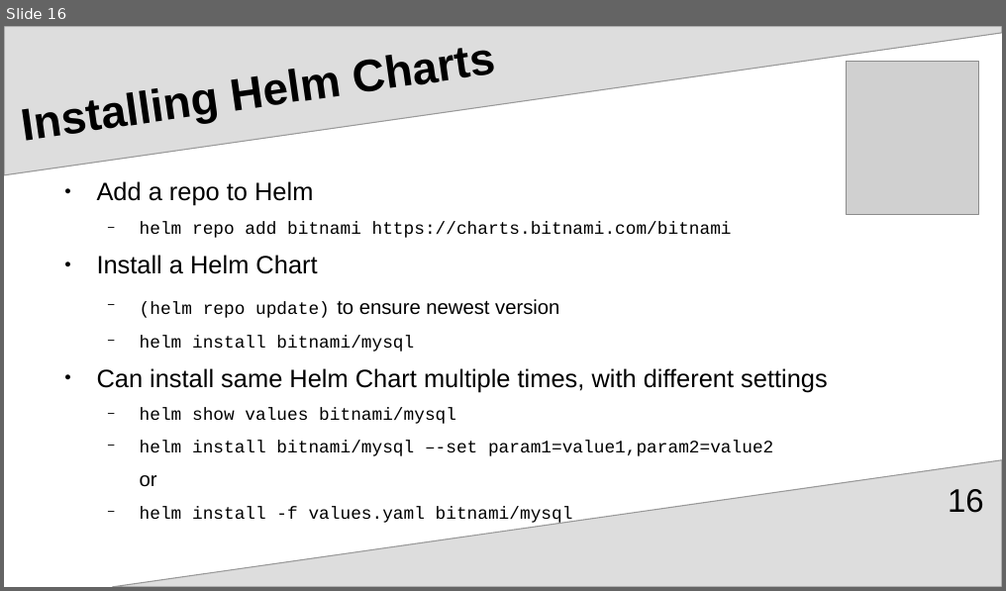
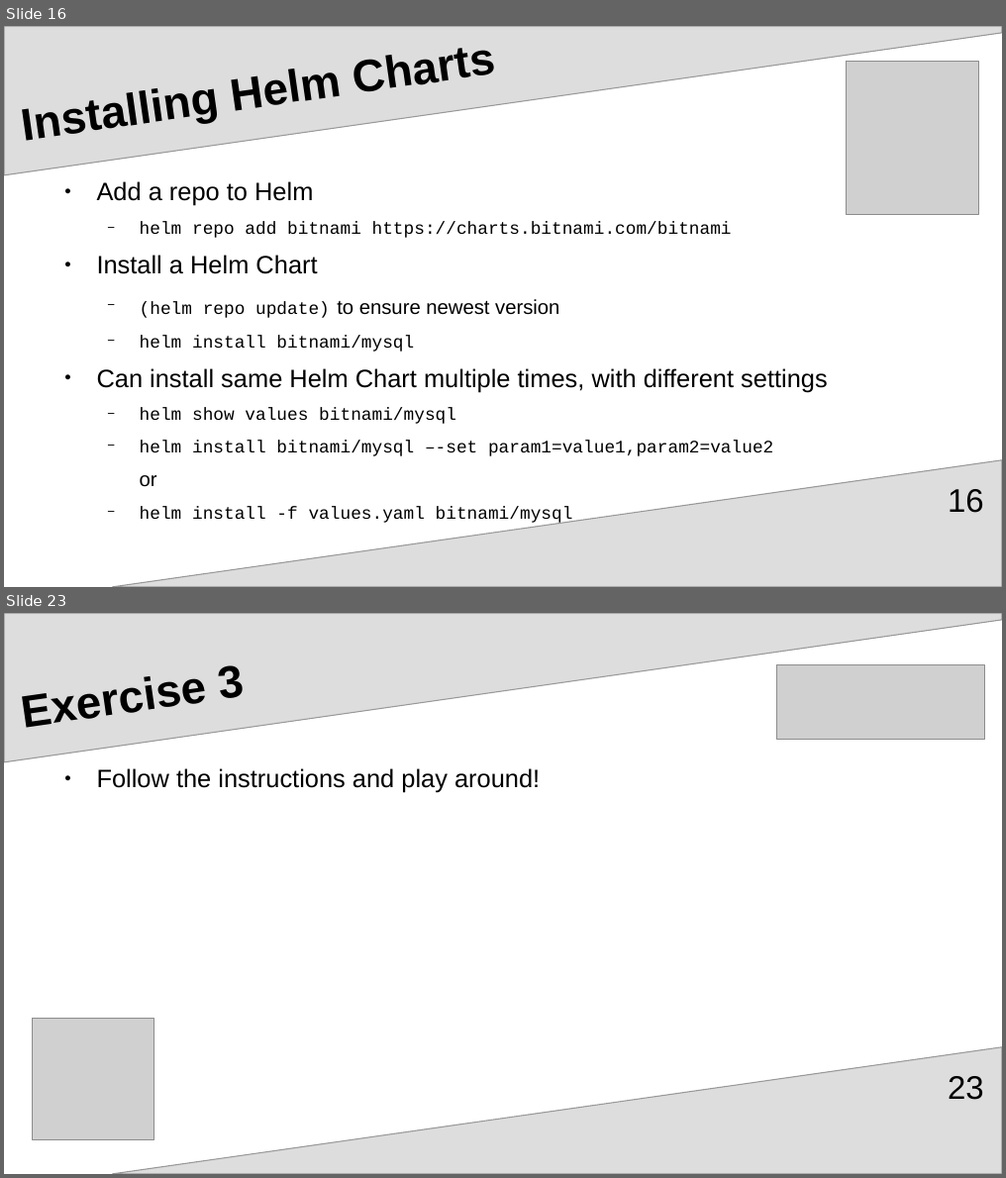
Before and after one commit to upart/cabinops, a slide deck: documentation/Introduction.odp. Shown one above the other, each under a label of ours: slide 16 before the commit, slides 16 and 23 after it; the slides between them are not shown. The pictures are 1006x591 and 1006x1178 pixels, drawn with LibreOffice and Linux fonts; fonts in the diff are those of the drawing; grey boxes stand for pictures. Boxes give left, top, right and bottom in pixels: in the first picture for what was removed or moved away, otherwise in the second. Text is boxed around its words. In the diff, an @@ line names an element or a change of style, - is before the commit and + after.

```diff
--- a/documentation/Introduction.odp
+++ b/documentation/Introduction.odp
@@ slide 23 added at bbox=[4, 613, 1002, 1174], background #FFFFFF; not listed: 2 template elements that a slide beside it also shows @@
@@ title added at bbox=[220, 665, 245, 698], 36 pt, text #000000, bold @@
+Exercise 3
@@ picture added at bbox=[777, 664, 986, 740] @@
@@ text added at bbox=[97, 768, 540, 793], 20 pt, text #000000 @@
+● Follow the instructions and play around!
@@ picture added at bbox=[32, 1019, 153, 1140] @@
@@ page number added at bbox=[947, 1076, 984, 1100], 26 pt, text #000000 @@
+23
```
Also in this commit, not shown: 8 slides changed, 2 other slides added, 3 slides removed, 3 other files.
